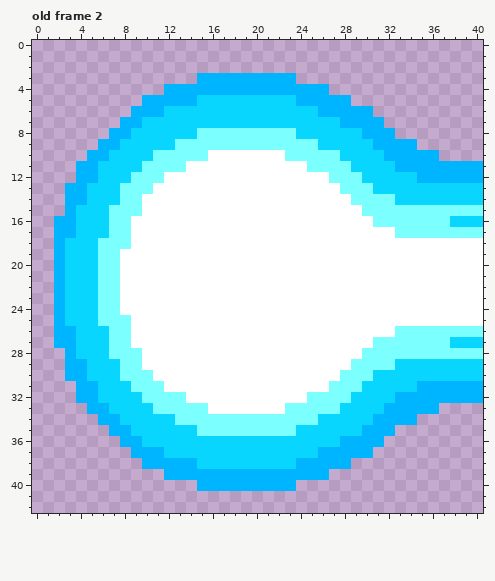
One commit to this pixel-art file: art/sprites/plasmabeam.aseprite. This is how it looked before the edit.
41x43 pixels, 8 frames. Shown: old frame 2. The commit also changed other frames, which this record leaves out.
After:
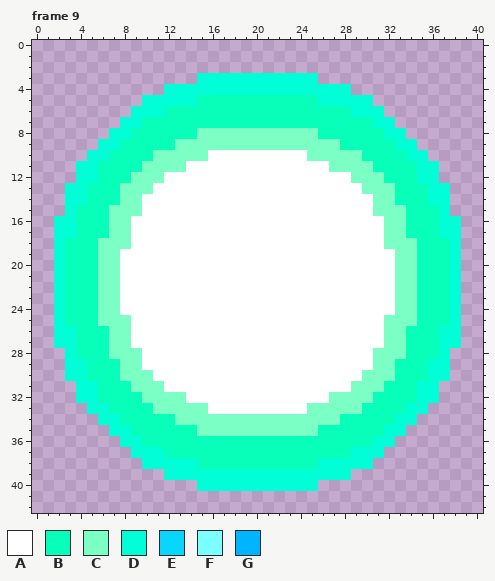
Palette (. is transparent): A #ffffff  B #08ffb9  C #7bffc4  D #00ffd6  E #08d6ff  F #7bffff  G #00b5ff
A new or re-ordered frame is compared with the old frame closest to it.
From old to new:
frames 8 -> 10
Changed rows in their new state; - is an unchanged pixel.
Frame 9 is new; against old frame 2:
first column x 2:
 3 -------------DDDDDDDDDDD---------------
 4 ----------DDDDDDDDDDDDDDDDD------------
 5 --------DDDDDBBBBBBBBBBBDDDDD----------
 6 -------DDDBBBBBBBBBBBBBBBBBDDD---------
 7 ------DDBBBBBBBBBBBBBBBBBBBBBDD--------
 8 -----DDBBBBBBCCCCCCCCCCCBBBBBBDD-------
 9 ----DDBBBBBCCCCCCCCCCCCCCCBBBBBDD------
10 ---DDBBBBCCCCC-------AACCCCCBBBBDD.----
11 --DDBBBBCCCC-----------AACCCCBBBBDD....
12 --DDBBBCCC---------------AACCCBBBDD....
13 -DDBBBCCC-----------------AACCCBBBDD...
14 -DDBBBCC-------------------AACCBBBDD...
15 -DBBBCCC--------------------ACCCBBBD...
16 DDBBBCC----------------------ACCBBBDD..
17 DDBBBCC-----------------------CCBBBDD..
18 DBBBCCC-----------------------CCCBBBD..
19 DBBBCC-------------------------CCBBBD..
20 DBBBCC-------------------------CCBBBD..
21 DBBBCC-------------------------CCBBBD..
22 DBBBCC-------------------------CCBBBD..
23 DBBBCC-------------------------CCBBBD..
24 DBBBCC-------------------------CCBBBD..
25 DBBBCCC-----------------------CCCBBBD..
26 DDBBBCC-----------------------CCBBBDD..
27 DDBBBCC----------------------ACCBBBDD..
28 -DBBBCCC--------------------ACCCBBBD...
29 -DDBBBCC-------------------AACCBBBDD...
30 -DDBBBCCC-----------------AACCCBBBDD...
31 --DDBBBCCC---------------AACCCBBBDD....
32 --DDBBBBCCCC-----------AACCCCBBBBDD....
33 ---DDBBBBCCCCC-------AACCCCCBBBBDD.----
34 ----DDBBBBBCCCCCCCCCCCCCCCBBBBBDD------
35 -----DDBBBBBBCCCCCCCCCCCBBBBBBDD-------
36 ------DDBBBBBBBBBBBBBBBBBBBBBDD--------
37 -------DDDBBBBBBBBBBBBBBBBBDDD---------
38 --------DDDDDBBBBBBBBBBBDDDDD----------
39 ----------DDDDDDDDDDDDDDDDD------------
40 -------------DDDDDDDDDDD---------------
